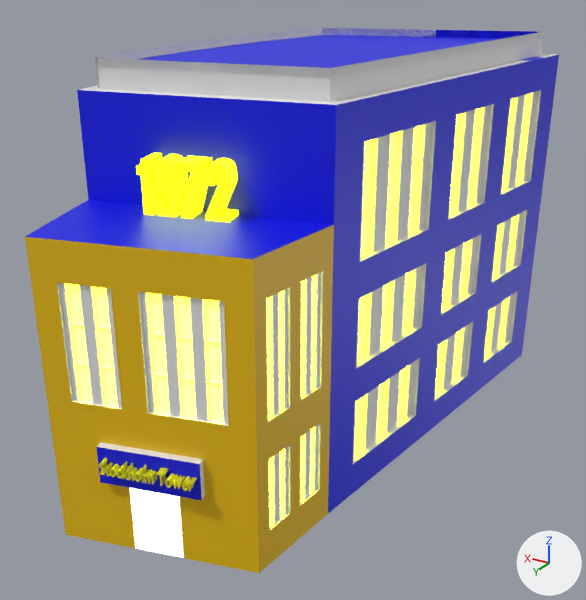
Renders of the FBX model Assets/Models/stockholm_tower.fbx from each side of a commit.
Both versions are drawn from a 50 mm lens placed at (-633.0, 1127.0, 769.0), pointed at (-11.0, 90.0, 251.0). Arrows for +X, +Y and +Z are at lower right; the lights stay in place. Where no turn or scale is listed for an object, it has been applied to the vertices. Vertices at the same position are counted once.

The first picture shows 'Plane', 'Text', 'Text.001'.
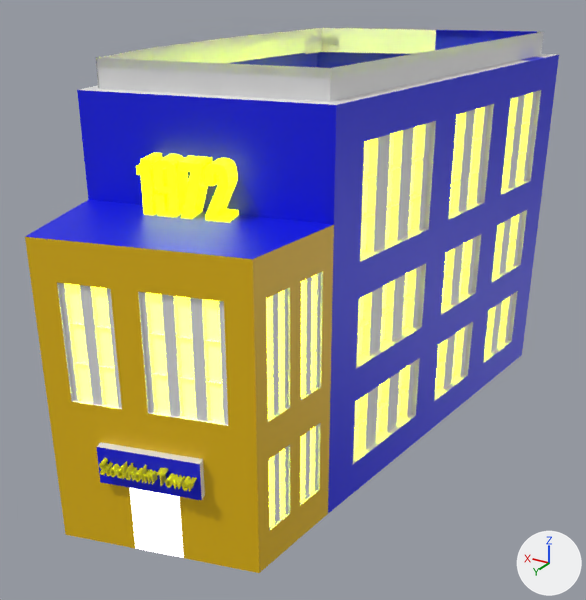
Pixel boxes [x1, y1, x2, y2] of what changed, in the pictures (586 x 600 px; the box of a moved part takes in the faces that stretch with it):
part 1 of me_plane, moved or reshaped
    before: [137, 28, 503, 68]
    after: [305, 28, 436, 54]

Patch to the scene script:
```diff
--- a/Assets/Models/stockholm_tower.fbx.py
+++ b/Assets/Models/stockholm_tower.fbx.py
@@ me_plane @@
 # used by ob_plane; location = (0.0, 0.0, 0.0)
-me_plane.from_pydata(...)  # 3574 vertices, 3515 faces; spans x -265.0..199.0, y -407.0..488.0, z 0.0..640.0
+me_plane.from_pydata(...)  # 3587 vertices, 3519 faces; spans x -265.0..199.0, y -407.0..488.0, z 0.0..640.0
+# me_plane part 1
+# 11 faces are deleted
+# 4 vertices are added at (128.0, -243.0, 597.0), (131.0, -226.0, 597.0), (136.0, -198.0, 597.0), (97.0, -255.0, 597.0)
+# 9 new vertices lie (0.0, 0.0, -30.0) away from vertices in x -67.0..136.0, y -314.0..-198.0, z 628.0..640.0
+# 15 new faces join them, mat_material_001 (white #e7e7e7)
 me_plane.materials.append(mat_material_001)
```
